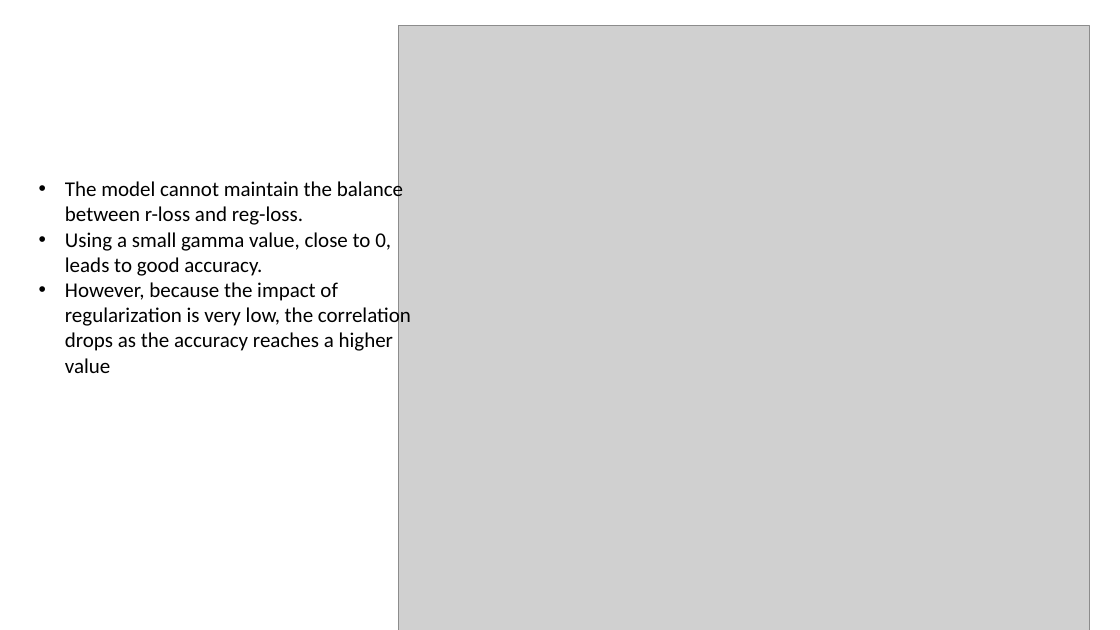
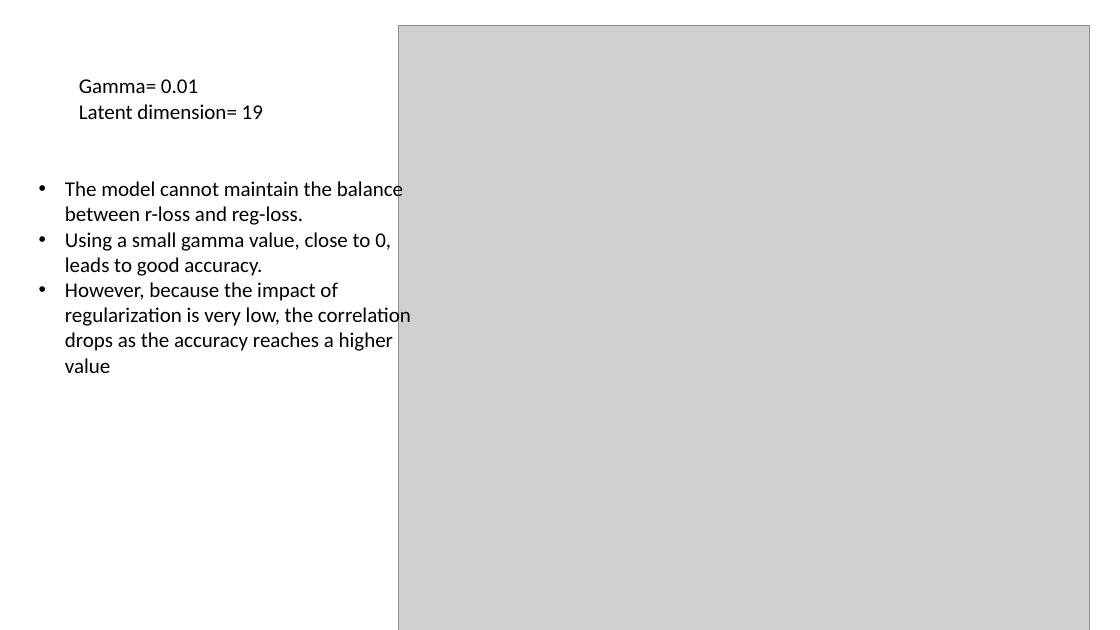
Before and after one commit to Esadeghii/Gaussian-Mixture-Model, a slide deck: slide 3 of clustering/Highlevel-ideas.pptx. Drawn at 1120x630 pixels with LibreOffice and Linux fonts; fonts in the diff are those of the drawing; grey boxes stand for pictures. Boxes give left, top, right and bottom in pixels: in the first picture for what was removed or moved away, otherwise in the second. Text is boxed around its words. In the diff, an @@ line names an element or a change of style, - is before the commit and + after.

Commit message:
latent vis

```diff
--- a/clustering/Highlevel-ideas.pptx
+++ b/clustering/Highlevel-ideas.pptx
@@ text added at <box>79,79,263,119</box>, 18 pt, text #000000 @@
+Gamma= 0.01
+Latent dimension= 19
```
Also in this commit, not shown: 2 slides added, 11 other files.
